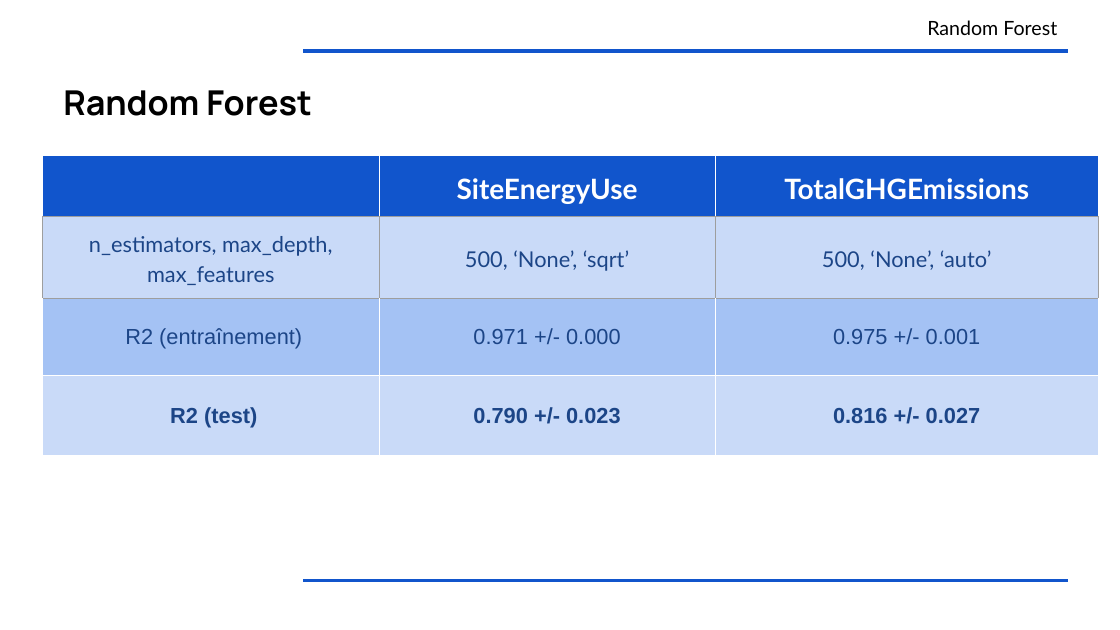
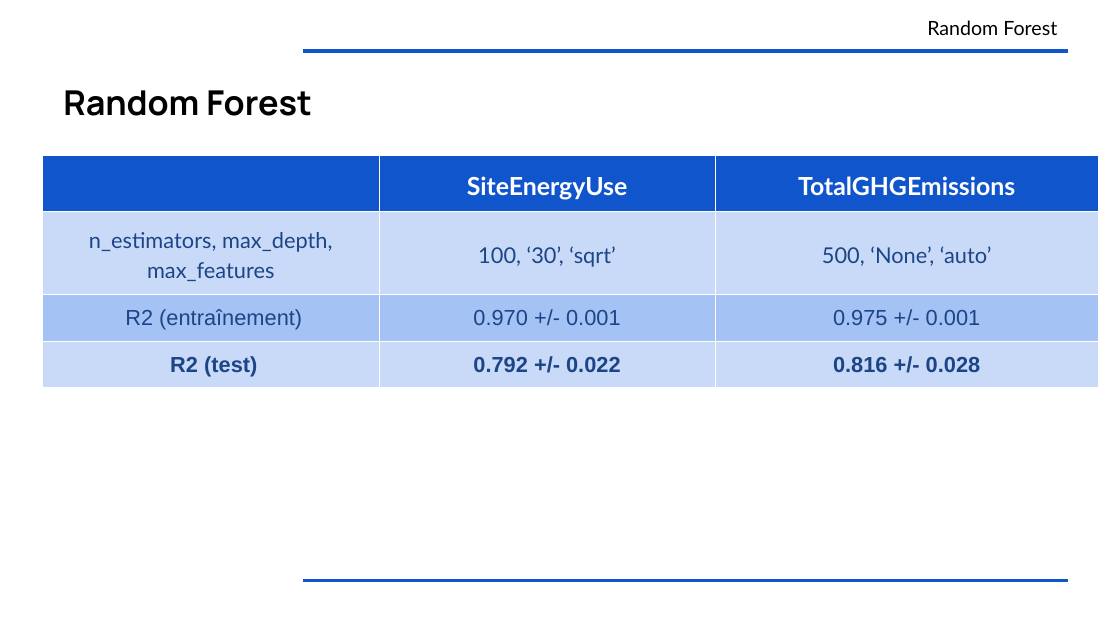
Before and after one commit to OlivierLegrand/P7, a slide deck: slide 30 of P4/anticipez la consommation électrique de bâtiments.pptx (slide 27 before the commit). Drawn at 1120x630 pixels with LibreOffice and Linux fonts; fonts in the diff are those of the drawing. Boxes give left, top, right and bottom in pixels: in the first picture for what was removed or moved away, otherwise in the second. Text is boxed around its words. In the diff, an @@ line names an element or a change of style, - is before the commit and + after.

```diff
--- a/P4/anticipez la consommation électrique de bâtiments.pptx
+++ b/P4/anticipez la consommation électrique de bâtiments.pptx
@@ table at (x1=43, y1=156, x2=1098, y2=523) @@
-row 2, column 2: 500, ‘None’, ‘sqrt’
+row 2, column 2: 100, ‘30’, ‘sqrt’
-row 3, column 2: 0.971 +/- 0.000
+row 3, column 2: 0.970 +/- 0.001
-row 4, column 2: 0.790 +/- 0.023
+row 4, column 2: 0.792 +/- 0.022
-row 4, column 3: 0.816 +/- 0.027
+row 4, column 3: 0.816 +/- 0.028
@@ size 18 to 16 pt in "SiteEnergyUse", "TotalGHGEmissions" @@
@@ borders changed @@
```
Also in this commit, not shown: 16 other slides changed, 5 slides added, 2 slides removed, 4 other files.
